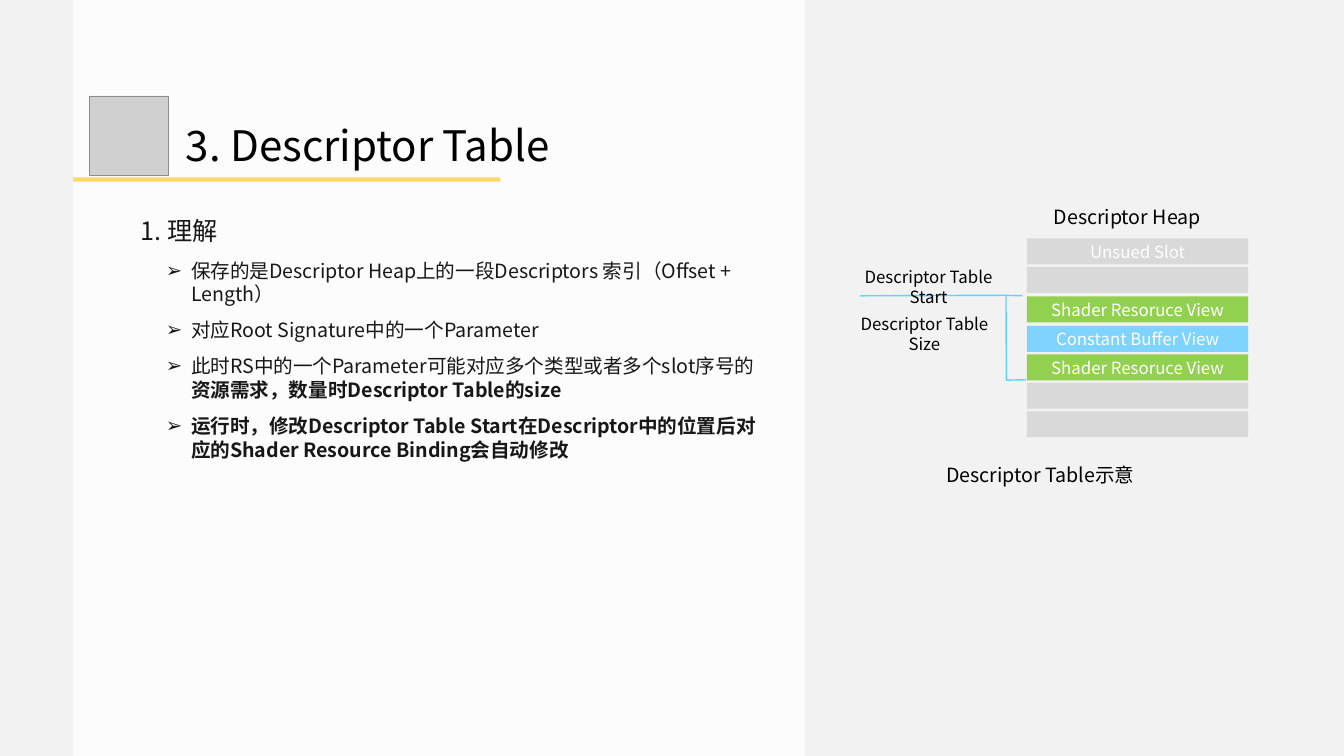
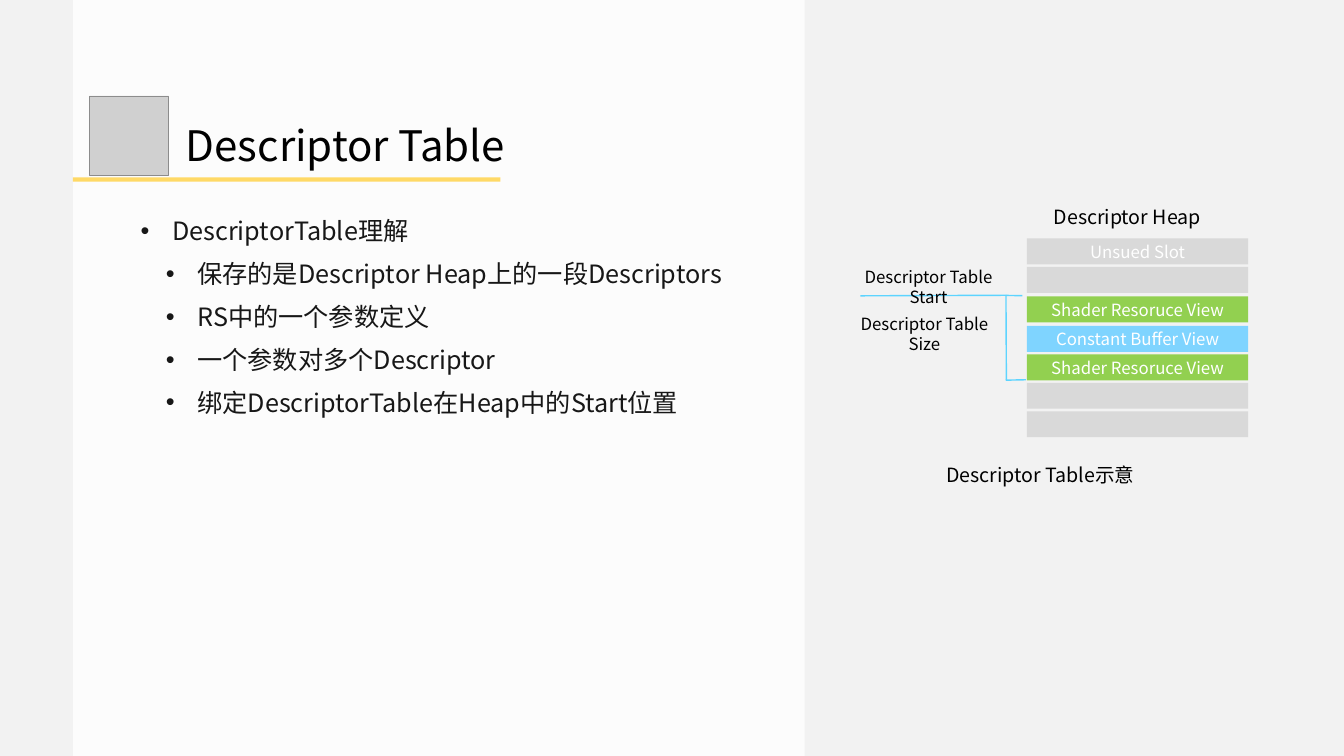
Before and after one commit to doomlover/KSGameEngineTutorials, a slide deck: slide 25 of PPTs/05.深入DX12绘制二.pptx (slide 28 before the commit). Drawn at 1344x756 pixels with LibreOffice and Linux fonts; fonts in the diff are those of the drawing; grey boxes stand for pictures. Boxes give left, top, right and bottom in pixels: in the first picture for what was removed or moved away, otherwise in the second. Text is boxed around its words. In the diff, an @@ line names an element or a change of style, - is before the commit and + after.

Commit message:
根据周二早上的讨论更新 05

```diff
--- a/PPTs/05.深入DX12绘制二.pptx
+++ b/PPTs/05.深入DX12绘制二.pptx
@@ text at [186, 127, 506, 171]: text changed @@
-  3. Descriptor Table
+  Descriptor Table
@@ text at [172, 219, 722, 418]: text changed; size 28 to 36 pt @@
-1. 理解
-  ➢ 保存的是Descriptor Heap上的一段Descriptors 索引（Offset + Length）
-  ➢ 对应Root Signature中的一个Parameter
-  ➢ 此时RS中的一个Parameter可能对应多个类型或者多个slot序号的资源需求，数量时Descriptor Table的size
-  ➢ 运行时，修改Descriptor Table Start在Descriptor中的位置后对应的Shader Resource Binding会自动修改
+• DescriptorTable理解
+  • 保存的是Descriptor Heap上的一段Descriptors
+  • RS中的一个参数定义
+  • 一个参数对多个Descriptor
+  • 绑定DescriptorTable在Heap中的Start位置
```
Also in this commit, not shown: 15 other slides changed, 11 slides added, 13 slides removed.
